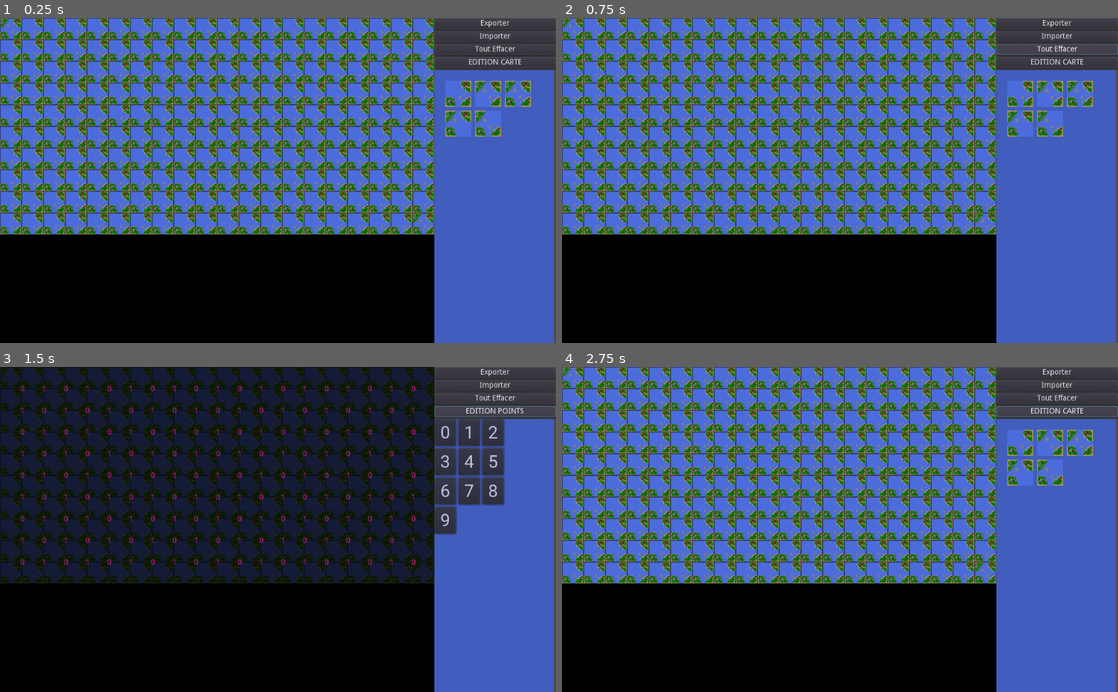
Above: before the commit, frames 1-4 (two rows, left to right).
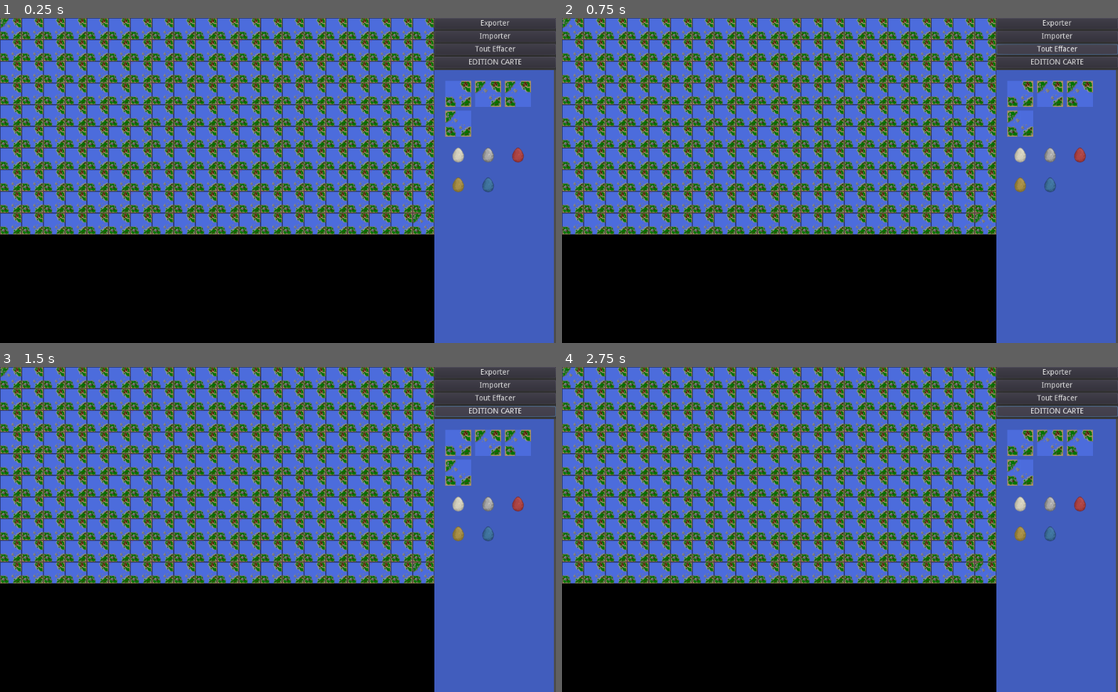
Above: after the commit, the same moments.

Repository: prologin/prologin2024
Game: Godot game, scene res://Scenes/MapEditor/MapEditor.tscn
Same seed, same stepped clock (60 frames per second), same inputs: the game is played once before the commit and once after it.
Inputs:
- Up to frame 1 (0.25 s): no input
- Up to frame 2 (0.75 s): click "Tout Effacer" at 0.5 s
- Up to frame 3 (1.5 s): click "EDITION CARTE" at 1.25 s
- Up to frame 4 (2.75 s): click "EDITION POINTS" (after the commit: "EDITION CARTE") at 2 s

The runs differ from the first frame. In frame 1, 0.9% of the frame differs, in the area x 81-96%, y 19-54%; in frame 2, 0.9%; in frame 3, 57%, in the area x 0-96%, y 0-67%; in frame 4, 0.9%.
Error after the commit: Invalid get index 'POINTS' (on base: 'int'). (res://Scripts/Scenes/MapEditor/MapEditor.gd:144)

Commit message:
front(aigles): Selection + display

Diff:
--- a/gui/godot/Scenes/MapEditor/MapEditor.tscn
+++ b/gui/godot/Scenes/MapEditor/MapEditor.tscn
@@ -96,7 +96,7 @@
 cell_size = Vector2( 110, 110 )
 cell_custom_transform = Transform2D( 96, 0, 0, 96, 0, 0 )
 format = 1
-tile_data = PoolIntArray( 0, 0, 0, 2, 1, 0, 4, 2, 0, 131072, 3, 0, 131074, 4, 0 )
+tile_data = PoolIntArray( 0, 9, 0, 4, 2, 0 )
 script = ExtResource( 4 )
 
 [node name="PointsSelector" type="GridContainer" parent="Selector/VBoxContainer/ViewportContainer/Viewport/CenterContainer"]
--- a/gui/godot/Scenes/Viewer/Viewer.tscn
+++ b/gui/godot/Scenes/Viewer/Viewer.tscn
@@ -33,6 +33,13 @@
 tile_data = PoolIntArray( 0, 0, 0, 1, 1, 0, 2, 4, 0, 65536, 4, 0, 65537, 2, 0, 65538, 4, 0 )
 script = ExtResource( 3 )
 
+[node name="ForegroundTileMap" type="TileMap" parent="."]
+position = Vector2( 48, 48 )
+tile_set = ExtResource( 2 )
+cell_size = Vector2( 96, 96 )
+cell_custom_transform = Transform2D( 96, 0, 0, 96, 0, 0 )
+format = 1
+
 [node name="Grid" type="TileMap" parent="."]
 modulate = Color( 1, 1, 1, 0.501961 )
 tile_set = SubResource( 1 )
--- a/gui/godot/Scripts/Game/Constants.gd
+++ b/gui/godot/Scripts/Game/Constants.gd
@@ -109,3 +109,9 @@
 	MULTIPLICATIF,
 	BLOQUEUR,
 }
+
+enum EditorMode {
+	BACKGROUND,
+	FOREGROUND,
+	POINTS,
+}
--- a/gui/godot/Scripts/Scenes/MapEditor/BGSelector.gd
+++ b/gui/godot/Scripts/Scenes/MapEditor/BGSelector.gd
@@ -6,11 +6,17 @@
 
 func _ready():
 	clear()
-	for y in range(0, 2):
-		for x in range(0, 2):
-			var idx = x + y * 2
-			set_cell(x, y, idx + 1)
-	set_cell(2, 0, 0)
+	# Put item list
+	var items = [
+		[1, 2, 3],
+		[4],
+		[5, 6, 7],
+		[8, 9],
+	]
+	for y in len(items):
+		var row = items[y]
+		for x in len(row):
+			set_cell(x, y, row[x])
 
 
 func _input(event):
--- a/gui/godot/Scripts/Scenes/MapEditor/InteractiveTileMap.gd
+++ b/gui/godot/Scripts/Scenes/MapEditor/InteractiveTileMap.gd
@@ -8,16 +8,16 @@
 signal drag(pos)
 
 var mouse_pressed = false
-var is_points_editor_mode = false
+var points_editor_mode = Constants.EditorMode.BACKGROUND
 
 
-func set_tiles_mode(mode: bool):
-	is_points_editor_mode = mode
+func set_tiles_mode(mode):
+	points_editor_mode = mode
 
 
 func get_tile_pos(position):
 	var mouse_pos = self.get_parent().transform.affine_inverse().xform(position)
-	if is_points_editor_mode:
+	if points_editor_mode != Constants.EditorMode.BACKGROUND:
 		mouse_pos[0] -= Constants.TILE_SIZE / 2
 		mouse_pos[1] -= Constants.TILE_SIZE / 2
 	return self.world_to_map(mouse_pos)
--- a/gui/godot/Scripts/Scenes/MapEditor/MapEditor.gd
+++ b/gui/godot/Scripts/Scenes/MapEditor/MapEditor.gd
@@ -13,7 +13,8 @@
 
 var bg_selection = null
 var points_selection = null
-var is_points_editor_mode = false
+
+var points_editor_mode = Constants.EditorMode.BACKGROUND
 
 
 func _ready():
@@ -25,9 +26,9 @@
 # --- UI ---
 func update_editor_mode():
 	var alpha_disabled = .25
-	tiles_selector.visible = not is_points_editor_mode
-	points_selector.visible = is_points_editor_mode
-	if is_points_editor_mode:
+	tiles_selector.visible = points_editor_mode != Constants.EditorMode.POINTS
+	points_selector.visible = points_editor_mode == Constants.EditorMode.POINTS
+	if points_editor_mode == Constants.EditorMode.POINTS:
 		editor_mode_toggle.text = 'EDITION POINTS'
 		viewer.set_alpha(alpha_disabled, 1)
 	else:
@@ -69,7 +70,7 @@
 	}
 	if event is InputEventKey and event.pressed and event.scancode in matching:
 		var n = matching[event.scancode]
-		if is_points_editor_mode:
+		if points_editor_mode == Constants.EditorMode.POINTS:
 			# TODO : Highlight selected
 			# Inverse sign
 			if points_selection in [n, -n]:
@@ -87,13 +88,38 @@
 func _on_click(pos):
 	var x = pos[0]
 	var y = pos[1]
+
 	# Edit map
-	if not is_points_editor_mode and bg_selection != null and viewer.map.carte[y][x] != bg_selection:
+	if points_editor_mode == Constants.EditorMode.BACKGROUND and bg_selection != null and viewer.map.carte[y][x] != bg_selection:
 		viewer.map.carte[y][x] = bg_selection
 		viewer.update_all(viewer.map)
-	elif is_points_editor_mode and points_selection != null and y < viewer.map.height - 1 and x < viewer.map.width - 1 and viewer.map.points[y][x] != points_selection:
-		viewer.map.points[y][x] = points_selection
-		viewer.update_all(viewer.map)
+	elif points_editor_mode != Constants.EditorMode.BACKGROUND and y < viewer.map.height - 1 and x < viewer.map.width - 1:
+		if points_editor_mode == Constants.EditorMode.POINTS and points_selection != null and viewer.map.points[y][x] != points_selection:
+			viewer.map.points[y][x] = points_selection
+			viewer.update_all(viewer.map)
+		elif points_editor_mode == Constants.EditorMode.FOREGROUND:
+			# TODO : Dialog
+			var tour_eclosion = 42
+			var puissance = 2
+
+			# Find eagle in this location
+			var selected_aigle = null
+			for aigle in viewer.map.aigles:
+				if aigle.pos == pos:
+					selected_aigle = aigle
+					break
+
+			if selected_aigle == null:
+				selected_aigle = Models.Aigle.new()
+				viewer.map.aigles.append(selected_aigle)
+
+			selected_aigle.effet = viewer.aigle2effet[bg_selection]
+			selected_aigle.pos = pos
+			selected_aigle.tour_eclosion = tour_eclosion
+			selected_aigle.puissance = puissance
+			print('EFFET ', selected_aigle.effet)
+			print('POS ', selected_aigle.pos)
+			viewer.update_all(viewer.map)
 
 
 func _on_Viewer_bg_drag(pos):
@@ -112,15 +138,30 @@
 
 
 func _on_EditorModeToggle_pressed():
-	is_points_editor_mode = not is_points_editor_mode
-	viewer.set_tiles_mode(is_points_editor_mode)
-	print('points_edition_mode: ', is_points_editor_mode)
+	if points_editor_mode == Constants.EditorMode.POINTS:
+		points_editor_mode = points_editor_mode.BACKGROUND
+	else:
+		points_editor_mode = points_editor_mode.POINTS
+	viewer.set_tiles_mode(points_editor_mode)
+	print('points_edition_mode: ', points_editor_mode)
 	update_editor_mode()
 
 
 func _on_BGSelector_on_selection(tile):
 	bg_selection = viewer.tile2case[tile]
 	print('bg_selection: ', bg_selection)
+	if bg_selection in [
+		Constants.TypeCase.VILLAGE,
+		Constants.TypeCase.VILLAGE_J1,
+		Constants.TypeCase.VILLAGE_J2,
+		Constants.TypeCase.NORD_OUEST,
+		Constants.TypeCase.NORD_EST,
+		Constants.TypeCase.SUD_OUEST,
+		Constants.TypeCase.SUD_EST,
+	]:
+		points_editor_mode = Constants.EditorMode.BACKGROUND
+	else:
+		points_editor_mode = Constants.EditorMode.FOREGROUND
 
 
 func _on_Export_pressed():
--- a/gui/godot/Scripts/Scenes/Viewer.gd
+++ b/gui/godot/Scripts/Scenes/Viewer.gd
@@ -7,6 +7,7 @@
 signal bg_drag(pos)
 
 onready var background : InteractiveTileMap = $BackgroundTileMap
+onready var foreground : TileMap = $ForegroundTileMap
 onready var grid : TileMap = $Grid
 onready var points : Node2D = $Points
 onready var points_sample : Label = $Points/Sample
@@ -49,11 +50,24 @@
 var case2tile = {}
 var tile2case = {}
 
+# TODO : Update
+var effet2aigle = {
+	'VIE': Constants.TypeCase.OEUF_BLANC,
+	'MORT': Constants.TypeCase.OEUF_GRIS,
+	'FEU': Constants.TypeCase.OEUF_ROUGE,
+	'?': Constants.TypeCase.OEUF_JAUNE,
+	'METEOR': Constants.TypeCase.OEUF_BLEU,
+}
+var aigle2effet = {}
+
 
 func _ready():
 	for i in range(len(tiles)):
 		case2tile[tiles[i]] = i
 		tile2case[i] = tiles[i]
+
+	for k in effet2aigle:
+		aigle2effet[effet2aigle[k]] = k
 
 
 func set_alpha(alpha_carte, alpha_points):
@@ -61,8 +75,8 @@
 	points.modulate.a = alpha_points
 
 
-func set_tiles_mode(is_points_editor_mode: bool):
-	background.set_tiles_mode(is_points_editor_mode)
+func set_tiles_mode(points_editor_mode):
+	background.set_tiles_mode(points_editor_mode)
 
 
 # --- Update ---
@@ -73,6 +87,7 @@
 	update_grid()
 	update_points()
 	update_background()
+	update_foreground()
 
 
 func update_zoom():
@@ -124,6 +139,14 @@
 			background.set_cell(j, i, tile)
 
 
+func update_foreground():
+	foreground.clear()
+
+	for aigle in map.aigles:
+		var tile = case2tile[effet2aigle[aigle.effet]]
+		foreground.set_cell(aigle.pos[0], aigle.pos[1], tile)
+
+
 # --- Signals ---
 func _on_BackgroundTileMap_drag(pos):
 	var j = pos[0]
